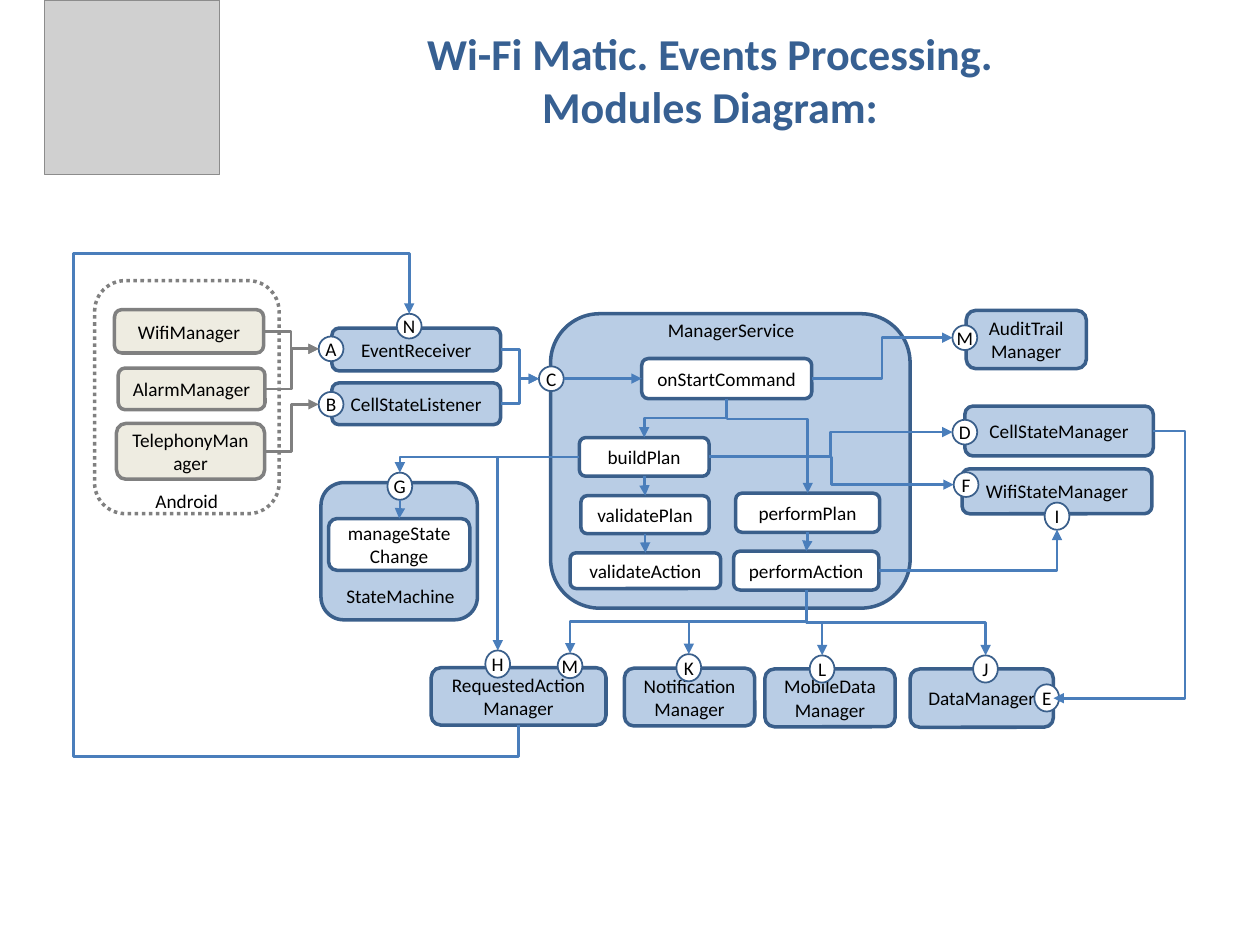
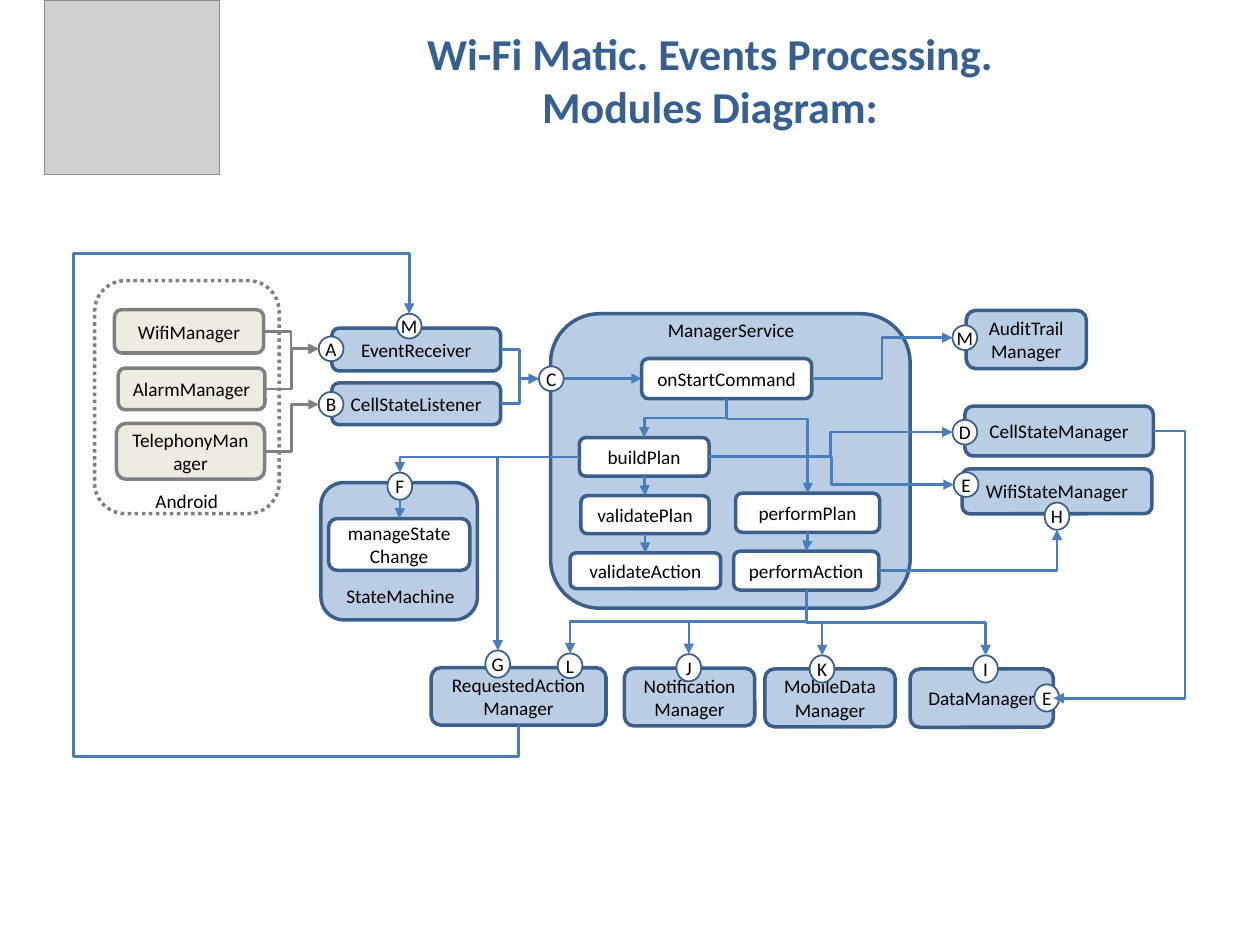
Before and after one commit to arqam/wifimatic-android, a slide deck: slide 4 of doc/Wi-Fi Matic Design.pptx (slide 3 before the commit). Drawn at 1260x945 pixels with LibreOffice and Linux fonts; fonts in the diff are those of the drawing; grey boxes stand for pictures. Boxes give left, top, right and bottom in pixels: in the first picture for what was removed or moved away, otherwise in the second. Text is boxed around its words. In the diff, an @@ line names an element or a change of style, - is before the commit and + after.

```diff
--- a/doc/Wi-Fi Matic Design.pptx
+++ b/doc/Wi-Fi Matic Design.pptx
@@ text in ellipse at [401, 317, 417, 338]: text changed @@
-N
+M
@@ text in ellipse at [961, 479, 970, 497]: text changed @@
-F
+E
@@ text in ellipse at [395, 480, 404, 499]: text changed @@
-G
+F
@@ text in ellipse at [1051, 510, 1063, 529]: text changed @@
-I
+H
@@ text in ellipse at [492, 658, 504, 676]: text changed @@
-H
+G
@@ ellipse added at [677, 654, 702, 682], fill #FFFFFF, outline #3A5F8C 1 pt, 11 pt, text #000000 @@
+J
@@ ellipse "K": place and size @@
-ellipse "K" at [677, 654, 702, 682]
+ellipse "K" at [810, 655, 835, 683]
@@ ellipse removed at [810, 655, 835, 683] @@
-L
@@ text in ellipse at [566, 660, 574, 678]: text changed @@
-M
+L
```
Also in this commit, not shown: 4 other slides changed, 3 slides added.
